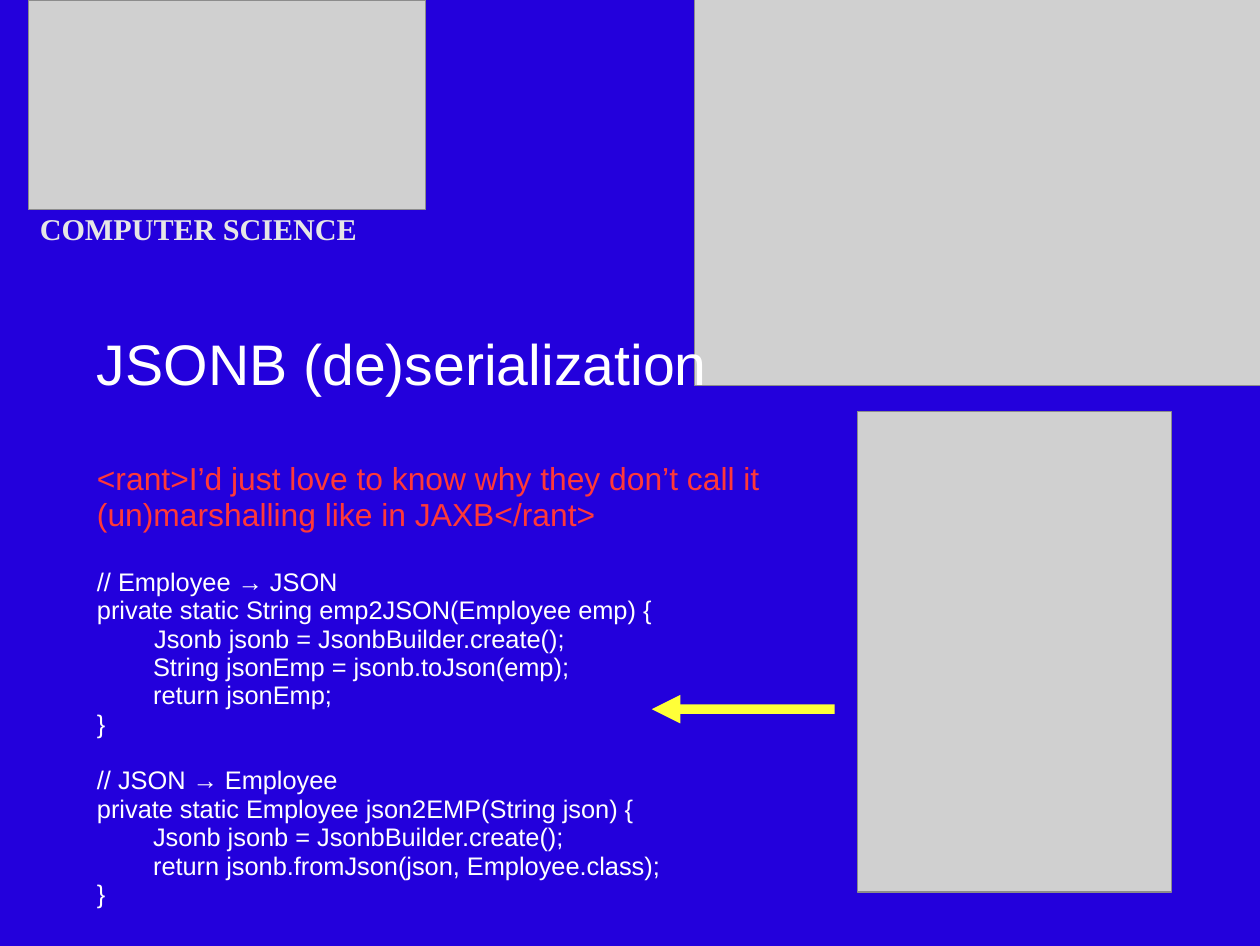
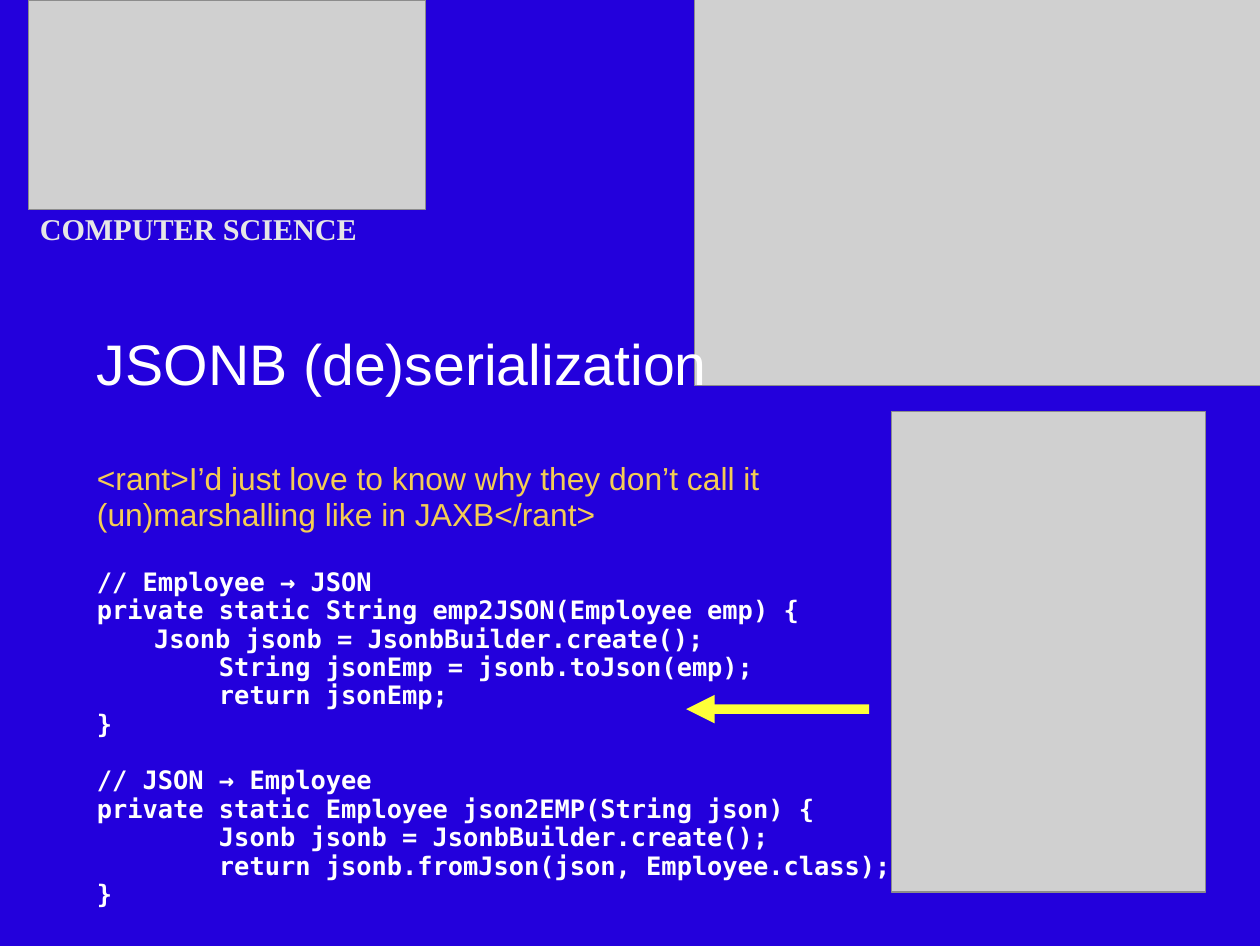
Before and after one commit to BOwsnicki/Distrib, a slide deck: slide 7 of slides/JSONB.odp (slide 8 before the commit). Drawn at 1260x946 pixels with LibreOffice and Linux fonts; fonts in the diff are those of the drawing; grey boxes stand for pictures. Boxes give left, top, right and bottom in pixels: in the first picture for what was removed or moved away, otherwise in the second. Text is boxed around its words. In the diff, an @@ line names an element or a change of style, - is before the commit and + after.

Commit message:
Some JSON cleanup

```diff
--- a/slides/JSONB.odp
+++ b/slides/JSONB.odp
@@ picture: place and size @@
-picture at box(858, 412, 1171, 892)
+picture at box(892, 412, 1205, 892)
@@ text at box(97, 467, 890, 881): text colour #FF3838 to #F5CD53 in "<rant>I’d just love to know why they ..."; font Arial to DejaVu Sans Mono, bold on in "// Employee → JSON private static String ...", "String jsonEmp = jsonb.toJson(emp);", "return jsonEmp;", "}" and 5 more places @@
@@ arrow moved from (652, 709) - (835, 709) to (686, 709) - (869, 709) @@
```
Also in this commit, not shown: 1 slide removed, 1 other file.
